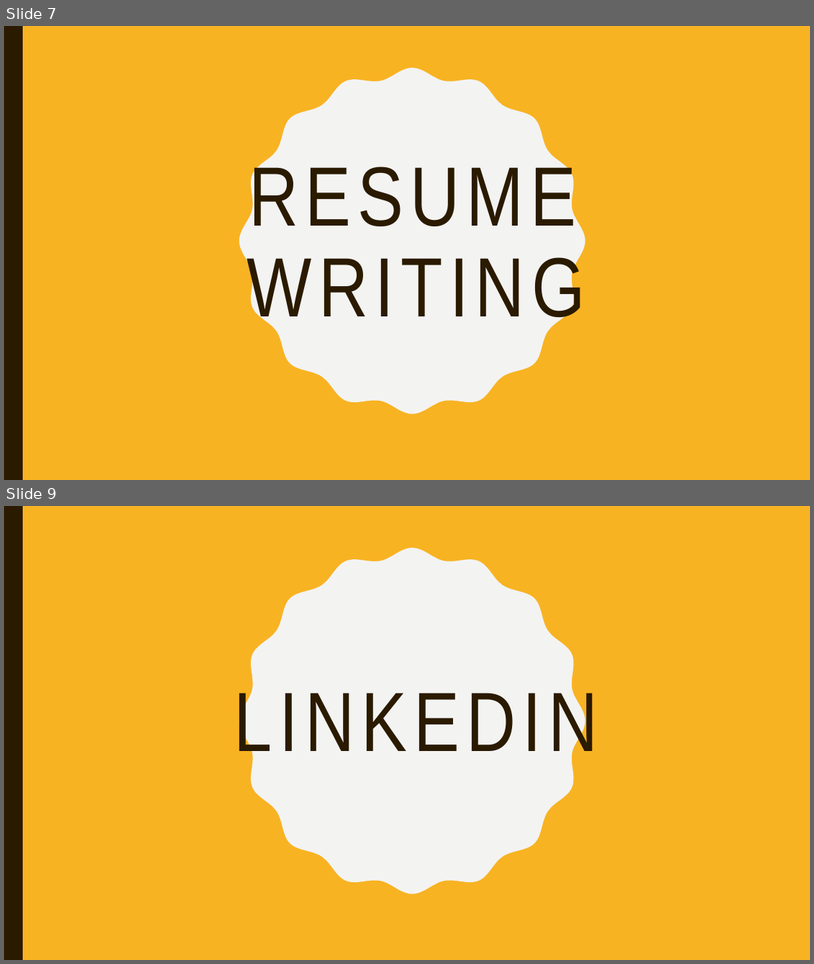
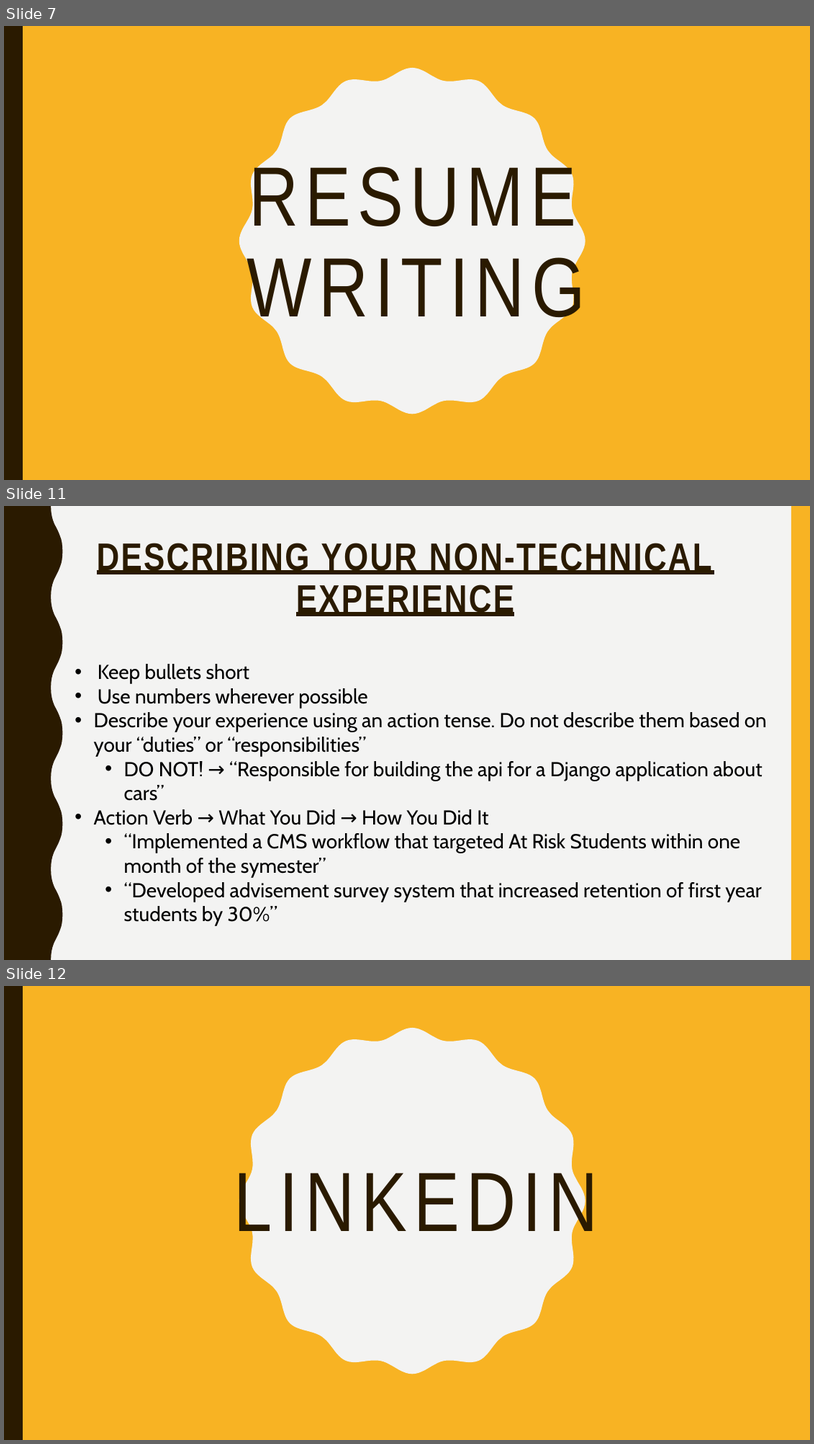
Before and after one commit to lakshmi-intechcode/jng_instr_folder, a slide deck: Job_Stuff/Jng_Job_Prezzie.pptx. Shown one above the other, each under a label of ours: slides 7 and 9 before the commit, slides 7, 11 and 12 after it; the slides between them are not shown. The pictures are 814x964 and 814x1444 pixels, drawn with LibreOffice and Linux fonts; fonts in the diff are those of the drawing. Boxes give left, top, right and bottom in pixels: in the first picture for what was removed or moved away, otherwise in the second. Text is boxed around its words. In the diff, an @@ line names an element or a change of style, - is before the commit and + after.

```diff
--- a/Job_Stuff/Jng_Job_Prezzie.pptx
+++ b/Job_Stuff/Jng_Job_Prezzie.pptx
@@ slide 11 added at [4, 506, 810, 960], background #F3F3F2 @@
@@ freeform shape added at [4, 506, 63, 960], fill #2A1A00 @@
@@ rectangle added at [792, 506, 810, 960], fill #F8B323 @@
@@ title added at [97, 543, 712, 616], 45.9 pt, text #2A1A00, bold, underline @@
+DESCRIBING YOUR NON-TECHNICAL EXPERIENCE
@@ text added at [94, 664, 767, 926], 24 pt, text #000000 @@
+• Keep bullets short
+• Use numbers wherever possible
+• Describe your experience using an action tense. Do not describe them based on your “duties” or “responsibilities”
+  • DO NOT! → “Responsible for building the api for a Django application about cars”
+• Action Verb → What You Did → How You Did It
+  • “Implemented a CMS workflow that targeted At Risk Students within one month of the symester”
+  • “Developed advisement survey system that increased retention of first year students by 30%”
@@ what was slide 9 is now slide 12 @@
```
Also in this commit, not shown: 2 slides changed, 2 other slides added.
